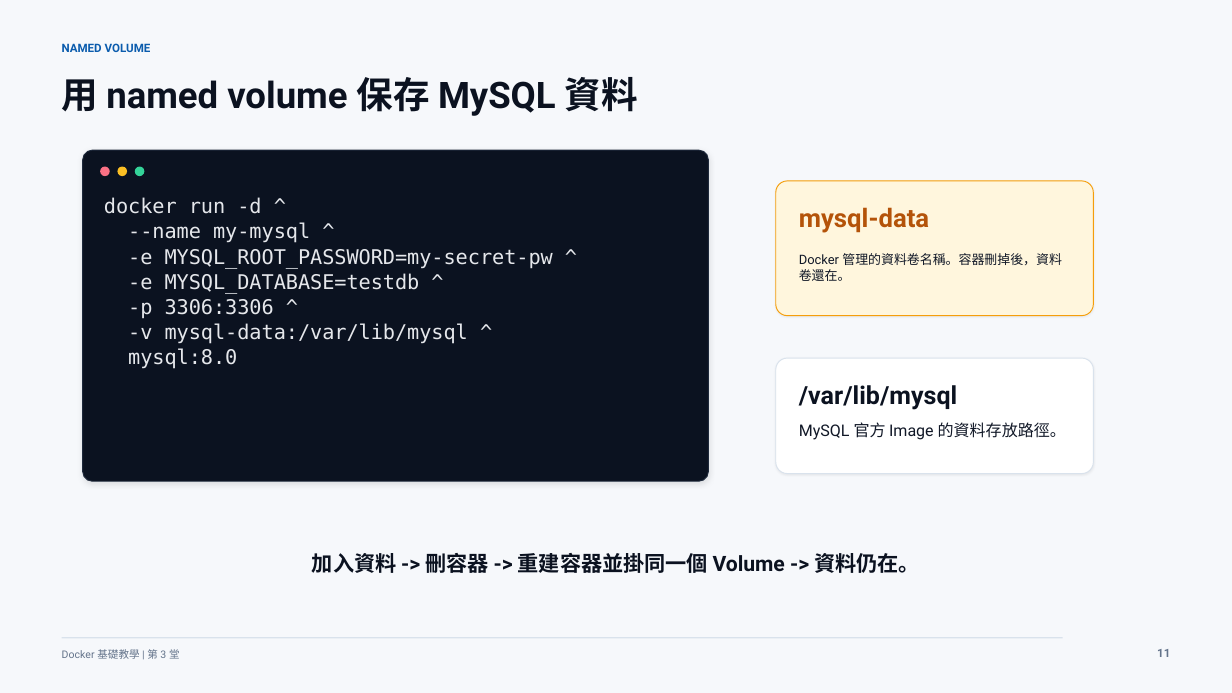
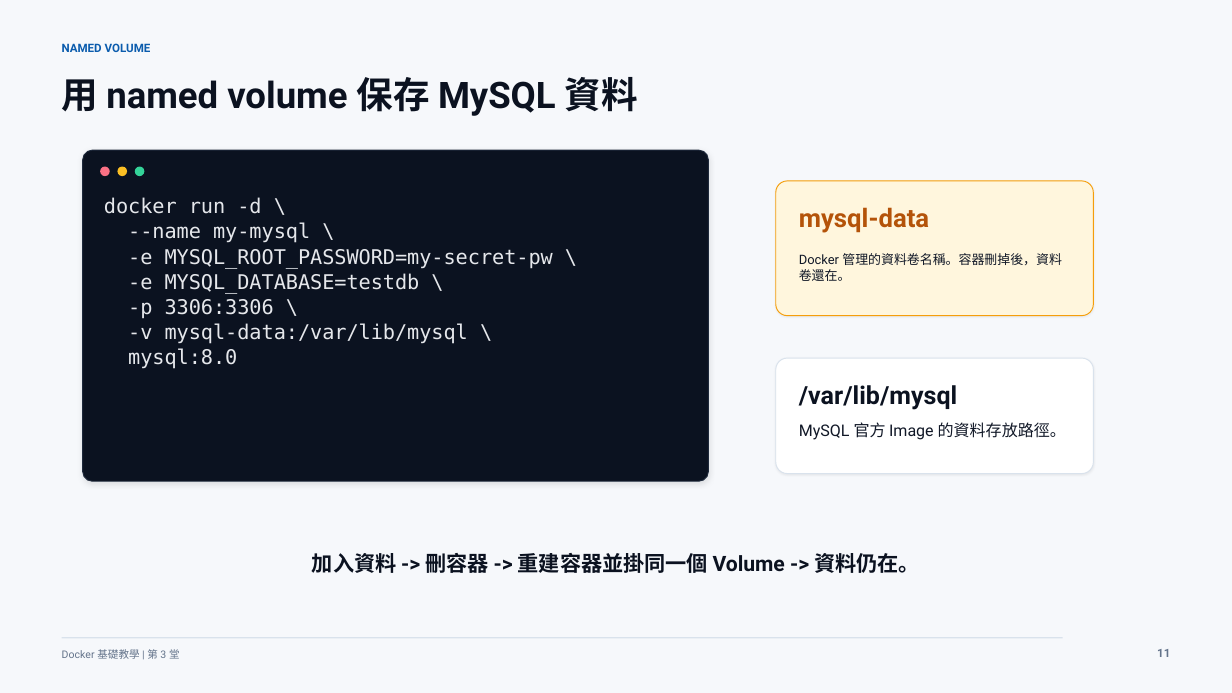
Before and after one commit to lalalalaluk/docker-practice, a slide deck: slide 14 of slides/docker-session3-mysql-compose.pptx. Drawn at 1232x693 pixels with LibreOffice and Linux fonts; fonts in the diff are those of the drawing. Boxes give left, top, right and bottom in pixels: in the first picture for what was removed or moved away, otherwise in the second. Text is boxed around its words. In the diff, an @@ line names an element or a change of style, - is before the commit and + after.

```diff
--- a/slides/docker-session3-mysql-compose.pptx
+++ b/slides/docker-session3-mysql-compose.pptx
@@ text at [104, 197, 553, 344]: text changed @@
-docker run -d ^
---name my-mysql ^
--e MYSQL_ROOT_PASSWORD=my-secret-pw ^
--e MYSQL_DATABASE=testdb ^
--p 3306:3306 ^
--v mysql-data:/var/lib/mysql ^
+docker run -d \
+--name my-mysql \
+-e MYSQL_ROOT_PASSWORD=my-secret-pw \
+-e MYSQL_DATABASE=testdb \
+-p 3306:3306 \
+-v mysql-data:/var/lib/mysql \
```
Also in this commit, not shown: 26 other slides changed, 4 other files.
